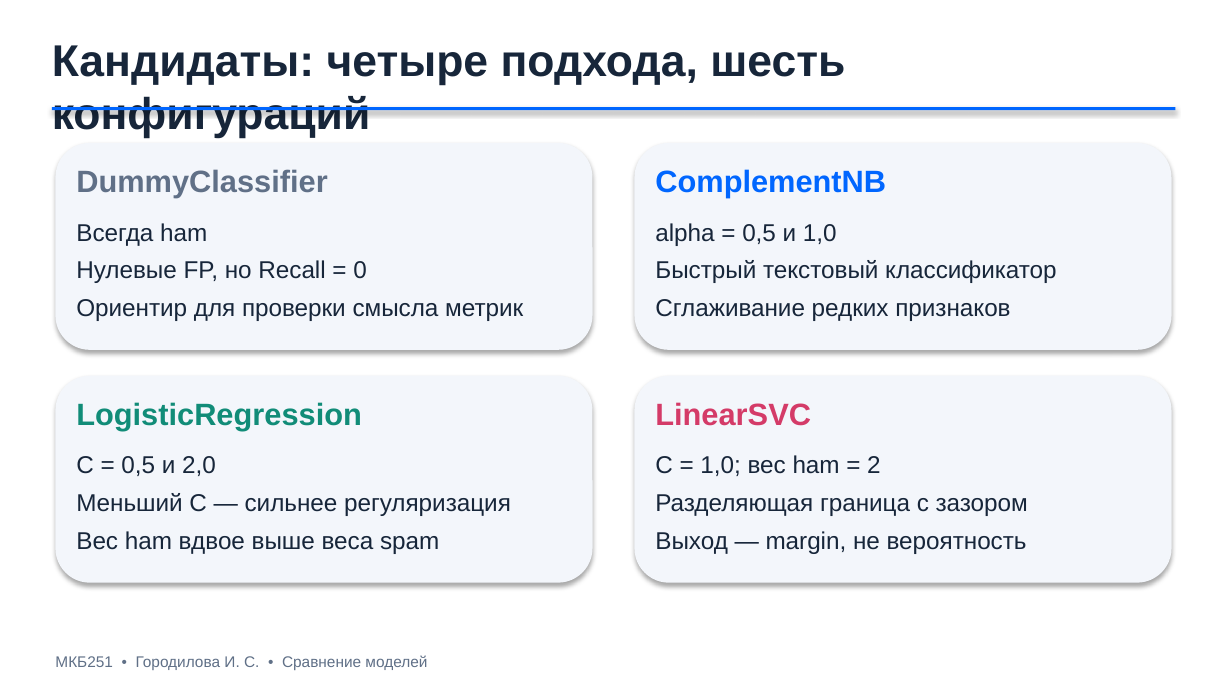
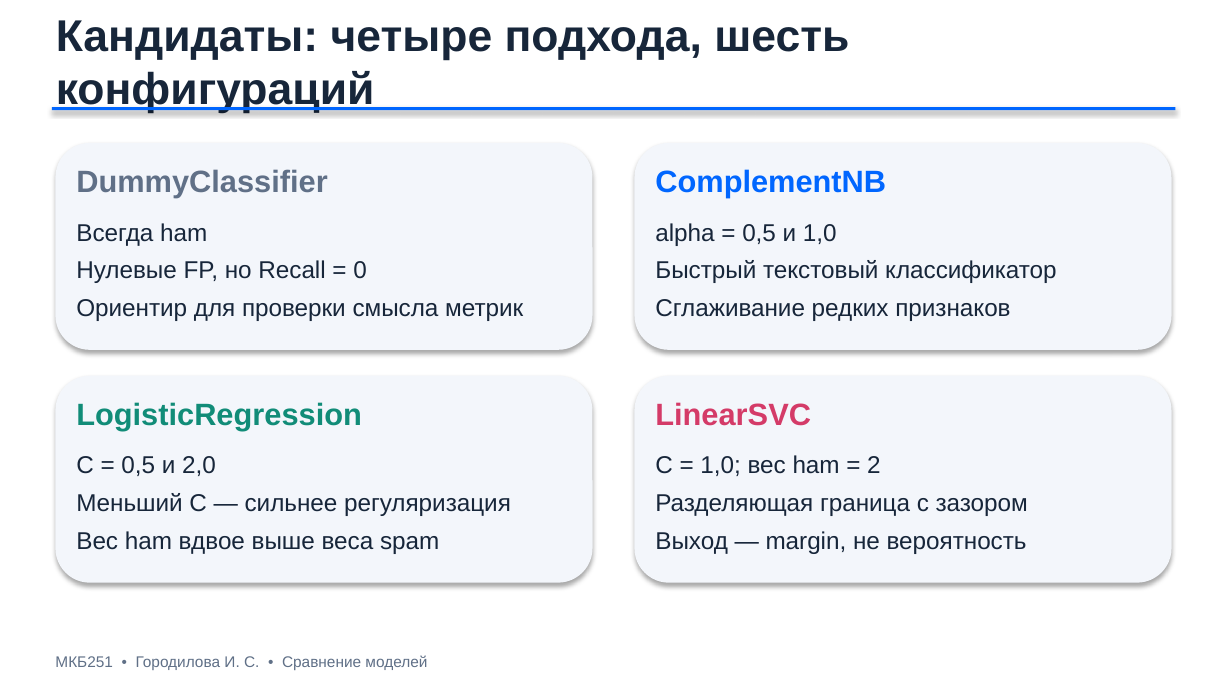
Before and after one commit to city-cyber/ML_Cyber, a slide deck: slide 9 of Городилова Ирина Сергеевна МКБ251 Итоговое задание.pptx (slide 10 before the commit). Drawn at 1232x693 pixels with LibreOffice and Linux fonts; fonts in the diff are those of the drawing. Boxes give left, top, right and bottom in pixels: in the first picture for what was removed or moved away, otherwise in the second. Text is boxed around its words. In the diff, an @@ line names an element or a change of style, - is before the commit and + after.

```diff
--- a/Городилова Ирина Сергеевна МКБ251 Итоговое задание.pptx
+++ b/Городилова Ирина Сергеевна МКБ251 Итоговое задание.pptx
@@ text "Кандидаты: четыре подхода, шесть конфигураций": place and size @@
-text "Кандидаты: четыре подхода, шесть конфигураций" at (52,45,845,139)
+text "Кандидаты: четыре подхода, шесть конфигураций" at (56,20,849,113)
```
Also in this commit, not shown: 4 other slides changed.
